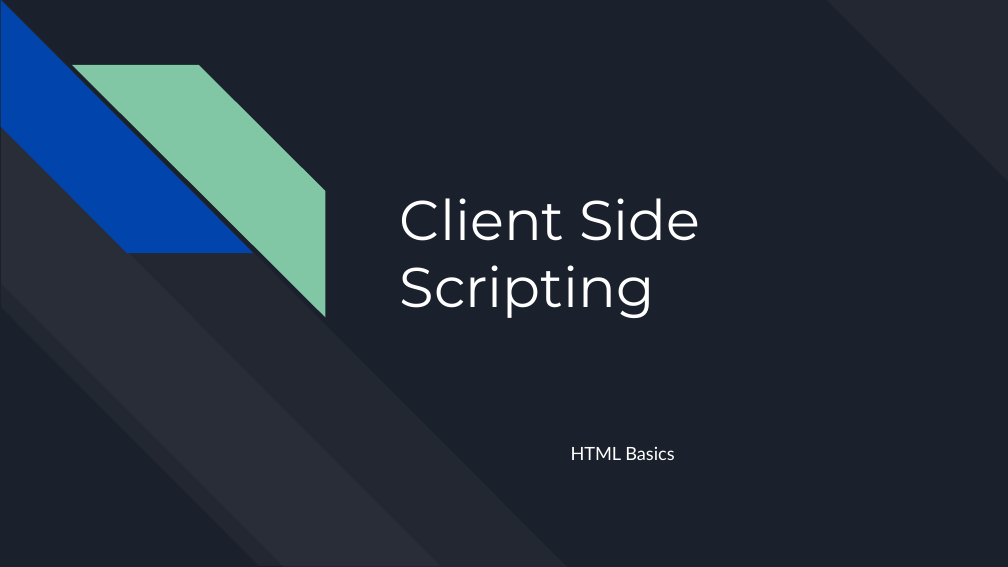
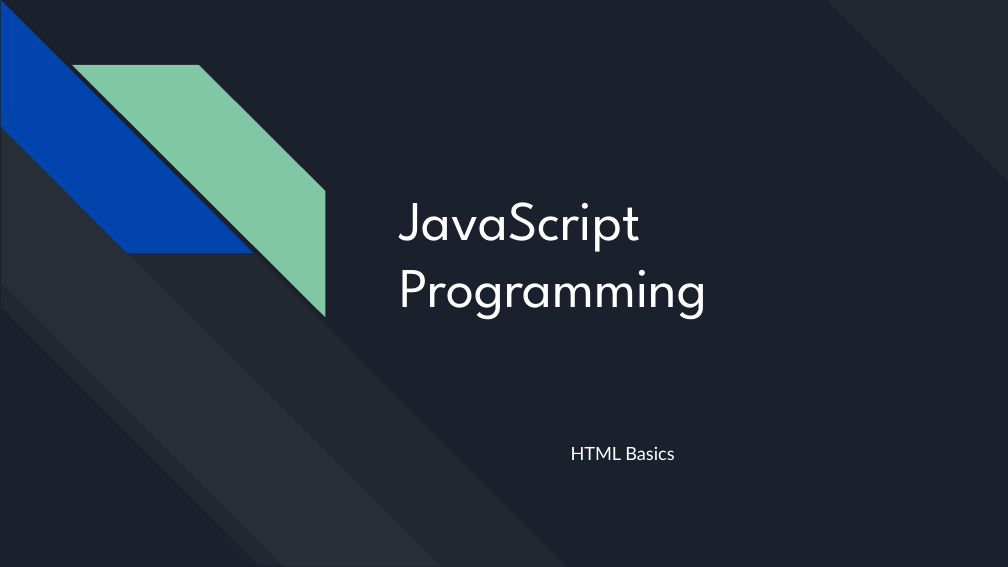
Before and after one commit to bulhard/Javascript-Programming-2022, a slide deck: slide 1 of Presentations/02 HTML Basics.pptx. Drawn at 1008x567 pixels with LibreOffice and Linux fonts; fonts in the diff are those of the drawing. Boxes give left, top, right and bottom in pixels: in the first picture for what was removed or moved away, otherwise in the second. Text is boxed around its words. In the diff, an @@ line names an element or a change of style, - is before the commit and + after.

```diff
--- a/Presentations/02 HTML Basics.pptx
+++ b/Presentations/02 HTML Basics.pptx
@@ title at (400, 202, 707, 320): text changed; font Montserrat to League Spartan @@
-Client Side Scripting
+JavaScript Programming
```
Also in this commit, not shown: 6 other files.
